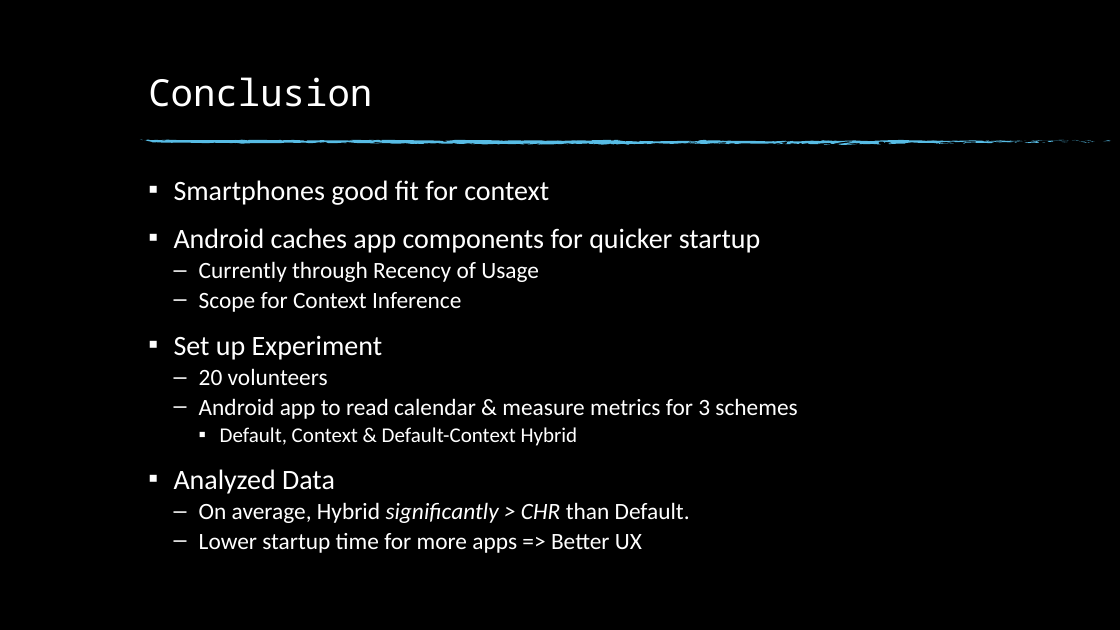
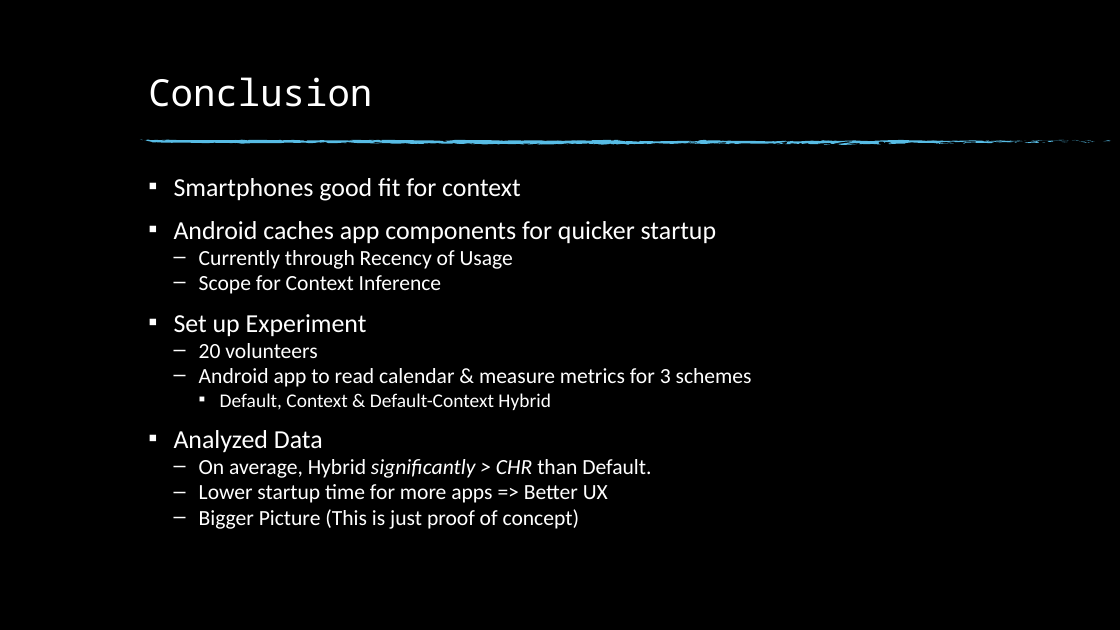
Before and after one commit to Buzz-Lightyear/ThesisDocuments, a slide deck: slide 53 of Thesis Presentation.pptx. Drawn at 1120x630 pixels with LibreOffice and Linux fonts; fonts in the diff are those of the drawing; background and template pictures are left out. Boxes give left, top, right and bottom in pixels: in the first picture for what was removed or moved away, otherwise in the second. Text is boxed around its words. In the diff, an @@ line names an element or a change of style, - is before the commit and + after.

Commit message:
Presentation Complete

```diff
--- a/Thesis Presentation.pptx
+++ b/Thesis Presentation.pptx
@@ text at (174, 178, 752, 503): size 24 to 22.2 pt in "Smartphones good fit for context", "Android caches app components for quicker startup", "Set up Experiment", "Analyzed Data"; size 20 to 18.5 pt in "Currently through Recency of Usage", "Scope for Context Inference", "20 volunteers", "Android app to read calendar & measure ..." and 2 more places; size 18 to 16.6 pt in "Default, Context & Default-Context Hybrid"; line spacing 0.8 to 0.7 @@
@@ text at (199, 509, 579, 529): paragraph added @@
+  – Bigger Picture (This is just proof of concept)
```
Also in this commit, not shown: 9 other slides changed.
